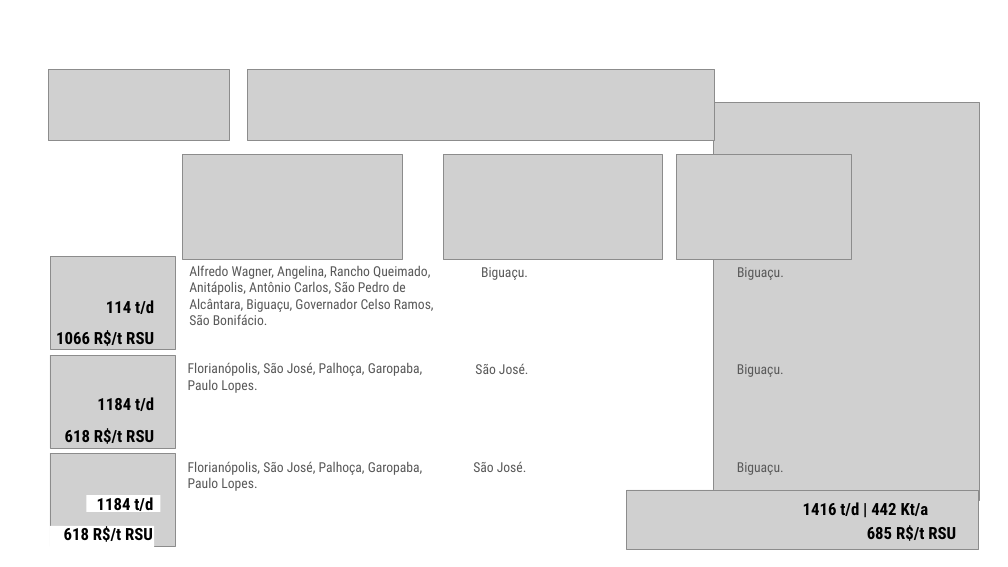
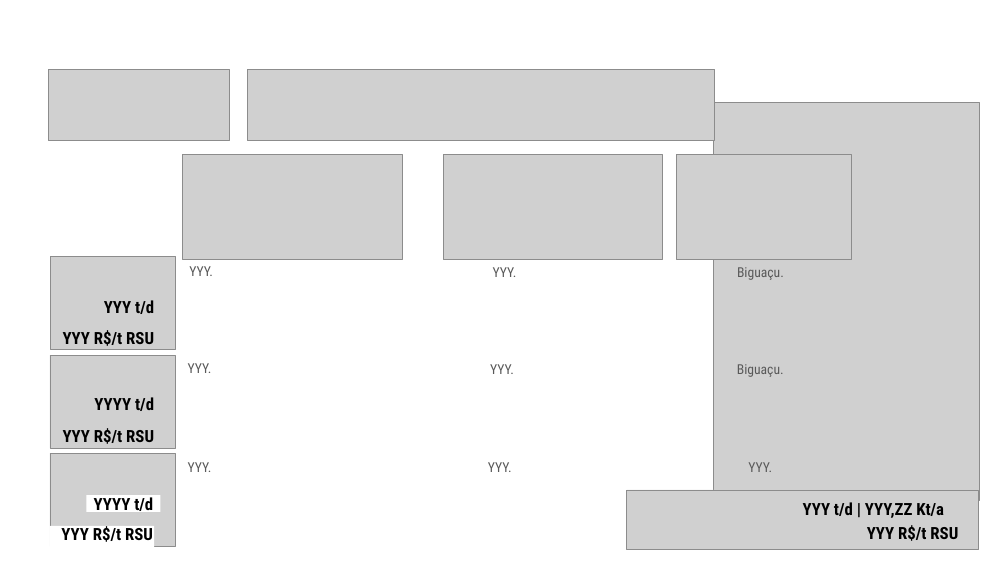
Before and after one commit to cristiansimioni/gestaoregionalizadarsu, a slide deck: slide 8 of templates/Infográficos.pptx (slide 14 before the commit). Drawn at 1008x567 pixels with LibreOffice and Linux fonts; fonts in the diff are those of the drawing; grey boxes stand for pictures; background and template pictures are left out. Boxes give left, top, right and bottom in pixels: in the first picture for what was removed or moved away, otherwise in the second. Text is boxed around its words. In the diff, an @@ line names an element or a change of style, - is before the commit and + after.

```diff
--- a/templates/Infográficos.pptx
+++ b/templates/Infográficos.pptx
@@ text at (189, 266, 213, 276): text changed @@
-Alfredo Wagner, Angelina, Rancho Queimado, Anitápolis, Antônio Carlos, São Pedro de Alcântara, Biguaçu, Governador Celso Ramos, São Bonifácio.
+YYY.
@@ text at (493, 267, 517, 277): text changed @@
-Biguaçu.
+YYY.
@@ text at (104, 300, 154, 314): text changed @@
-114 t/d
+YYY t/d
@@ text at (63, 330, 154, 346): text changed @@
-1066 R$/t RSU
+YYY R$/t RSU
@@ text at (188, 363, 212, 373): text changed @@
-Florianópolis, São José, Palhoça, Garopaba, Paulo Lopes.
+YYY.
@@ text at (490, 364, 514, 374): text changed @@
-São José.
+YYY.
@@ text at (94, 397, 154, 411): text changed @@
-1184 t/d
+YYYY t/d
@@ text at (63, 428, 154, 444): text changed @@
-618 R$/t RSU
+YYY R$/t RSU
@@ text at (188, 462, 212, 472): text changed @@
-Florianópolis, São José, Palhoça, Garopaba, Paulo Lopes.
+YYY.
@@ text at (488, 462, 512, 472): text changed @@
-São José.
+YYY.
@@ text at (748, 462, 772, 472): text changed @@
-Biguaçu.
+YYY.
@@ text at (94, 498, 131, 515): text changed @@
-1184 t/d
+YYYY t/d
@@ text at (803, 502, 944, 518): text changed @@
-1416 t/d | 442 Kt/a
+YYY t/d | YYY,ZZ Kt/a
@@ text at (61, 525, 89, 540): text changed @@
-618 R$/t RSU
+YYY R$/t RSU
@@ text at (867, 525, 958, 541): text changed @@
-685 R$/t RSU
+YYY R$/t RSU
```
Also in this commit, not shown: 10 other slides changed, 4 slides added, 3 slides removed, 44 other files.
